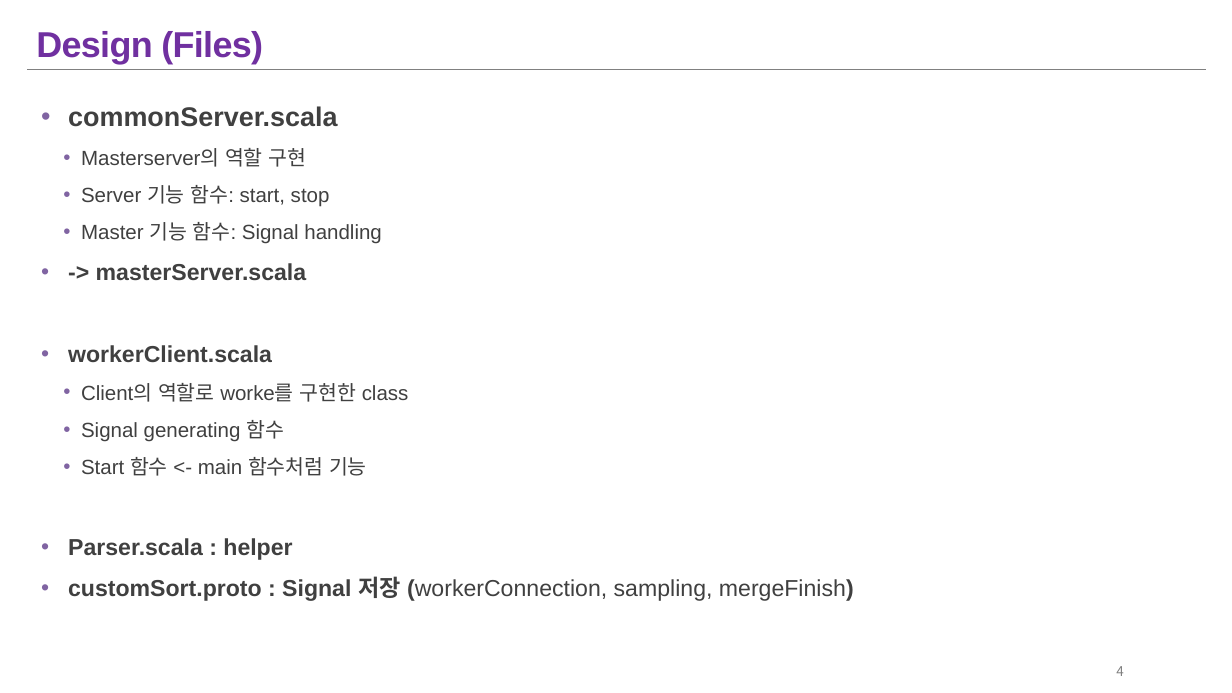
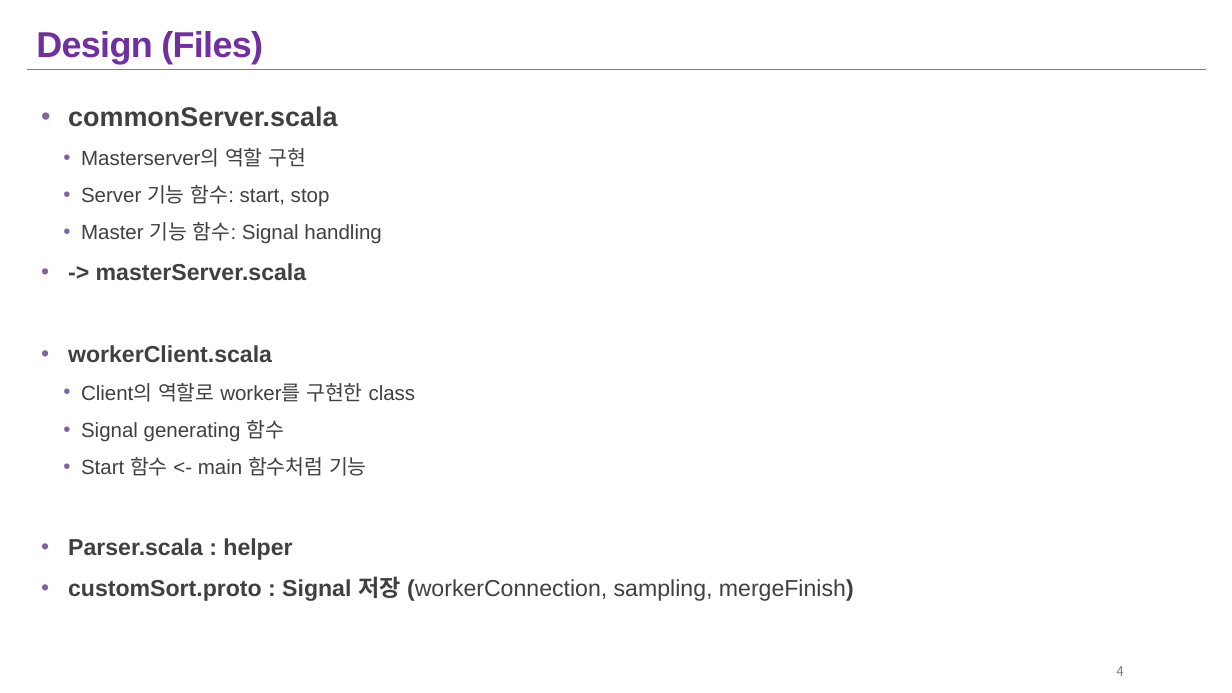
Before and after one commit to Silation/332project, a slide deck: slide 4 of Final presentation.pptx. Drawn at 1232x693 pixels with LibreOffice and Linux fonts; fonts in the diff are those of the drawing. Boxes give left, top, right and bottom in pixels: in the first picture for what was removed or moved away, otherwise in the second. Text is boxed around its words. In the diff, an @@ line names an element or a change of style, - is before the commit and + after.

```diff
--- a/Final presentation.pptx
+++ b/Final presentation.pptx
@@ text at (x1=81, y1=383, x2=416, y2=402): text changed @@
-  • Client의 역할로 worke를 구현한 class
+  • Client의 역할로 worker를 구현한 class
```
Also in this commit, not shown: 4 other slides changed.
